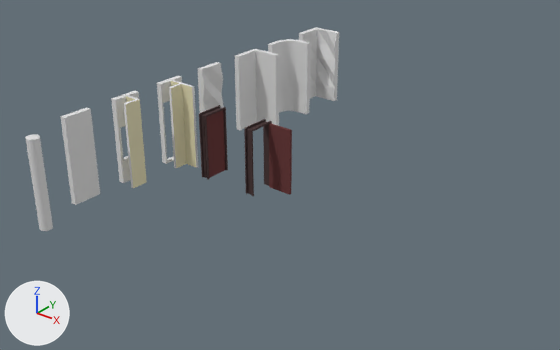
Before and after pictures for a commit that changed the Blender file block_editor.blend.
Both versions are drawn from a 50 mm lens placed at (18.41, -13.63, 11.76), pointed at (4.49, 3.77, 0.97). Every picture has the same lights, and +X, +Y and +Z are marked at lower left. The same objects are shown in both versions, whatever each file hides.

Objects in the first picture: 'column.001', 'door.000', 'door.001', 'wall.000', 'wall.001', 'wall.002', 'wall.003', 'wall.corner.000', 'wall.corner.001', 'wall.corner.002', 'wall.seperator.corner.solid.001', 'wall.seperator.corner.solid.002'.
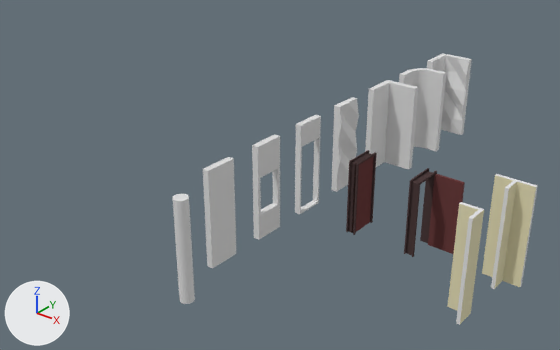
What differs and where, as boxes (x1, y1, x2, y2) in the pictures (560 x 350 px):
'wall.corner.000', moved: before (235, 49, 279, 130); after (365, 80, 418, 169)
'wall.seperator.corner.solid.002', moved: before (169, 80, 198, 168); after (482, 174, 538, 289)
'door.001', moved: before (244, 119, 292, 196); after (404, 168, 465, 257)
'wall.000', moved: before (60, 107, 100, 205); after (203, 157, 236, 268)
'wall.corner.001', moved: before (268, 39, 311, 114); after (399, 68, 446, 151)
'wall.seperator.corner.solid.001', moved: before (124, 95, 147, 188); after (447, 202, 484, 325)
'wall.corner.002', moved: before (299, 27, 339, 101); after (427, 53, 472, 135)
'door.000', moved: before (199, 105, 228, 180); after (346, 150, 377, 235)
'wall.001', moved: before (111, 91, 139, 183); after (252, 134, 280, 240)
'column.001', moved: before (25, 134, 53, 231); after (173, 194, 195, 304)
'wall.002', moved: before (198, 62, 224, 113); after (332, 97, 359, 192)
'wall.003', moved: before (157, 76, 182, 164); after (295, 115, 321, 214)

Patch to the scene script:
```diff
--- a/block_editor.blend.py
+++ b/block_editor.blend.py
@@ ob_wall_seperator_corner_solid_002 @@
 ob_wall_seperator_corner_solid_002 = bpy.data.objects.new('wall.seperator.corner.solid.002', me_wall_seperator_corner_solid_002)
-ob_wall_seperator_corner_solid_002.location = (0.0, 4.0, 0.0)
+ob_wall_seperator_corner_solid_002.location = (12.0, 4.0, 0.0)
@@ ob_wall_seperator_corner_solid_001 @@
 ob_wall_seperator_corner_solid_001 = bpy.data.objects.new('wall.seperator.corner.solid.001', me_wall_seperator_corner_solid_001)
-ob_wall_seperator_corner_solid_001.location = (0.0, 2.0, 0.0)
+ob_wall_seperator_corner_solid_001.location = (12.0, 2.0, 0.0)
@@ ob_door_001 @@
 ob_door_001 = bpy.data.objects.new('door.001', me_door_001)
-ob_door_001.location = (4.0, 4.0, 0.0)
+ob_door_001.location = (10.0, 4.0, 0.0)
@@ ob_door_000 @@
 ob_door_000 = bpy.data.objects.new('door.000', me_door_000)
-ob_door_000.location = (2.0, 4.0, 0.0)
+ob_door_000.location = (8.0, 4.0, 0.0)
@@ ob_wall_003 @@
 ob_wall_003 = bpy.data.objects.new('wall.003', me_wall_003)
-ob_wall_003.location = (0.0, 4.0, 0.0)
+ob_wall_003.location = (6.0, 4.0, 0.0)
@@ ob_column_001 @@
 ob_column_001 = bpy.data.objects.new('column.001', me_column_001)
-ob_column_001.location = (0.0, -2.0, 0.0)
+ob_column_001.location = (6.0, -2.0, 0.0)
@@ ob_wall_corner_002 @@
 ob_wall_corner_002 = bpy.data.objects.new('wall.corner.002', me_wall_corner_002)
-ob_wall_corner_002.location = (0.0, 12.0, 0.0)
+ob_wall_corner_002.location = (6.0, 12.0, 0.0)
@@ ob_wall_002 @@
 ob_wall_002 = bpy.data.objects.new('wall.002', me_wall_002)
-ob_wall_002.location = (0.0, 6.0, 0.0)
+ob_wall_002.location = (6.0, 6.0, 0.0)
@@ ob_wall_corner_001 @@
 ob_wall_corner_001 = bpy.data.objects.new('wall.corner.001', me_wall_corner_001)
-ob_wall_corner_001.location = (0.0, 10.0, 0.0)
+ob_wall_corner_001.location = (6.0, 10.0, 0.0)
@@ ob_wall_001 @@
 ob_wall_001 = bpy.data.objects.new('wall.001', me_wall_001)
-ob_wall_001.location = (0.0, 2.0, 0.0)
+ob_wall_001.location = (6.0, 2.0, 0.0)
@@ ob_wall_corner_000 @@
 ob_wall_corner_000 = bpy.data.objects.new('wall.corner.000', me_wall_corner_000)
-ob_wall_corner_000.location = (0.0, 8.0, 0.0)
+ob_wall_corner_000.location = (6.0, 8.0, 0.0)
@@ ob_wall_000 @@
 ob_wall_000 = bpy.data.objects.new('wall.000', me_wall_000)
-ob_wall_000.location = (0.0, 0.0, 0.0)
+ob_wall_000.location = (6.0, 0.0, 0.0)
```
